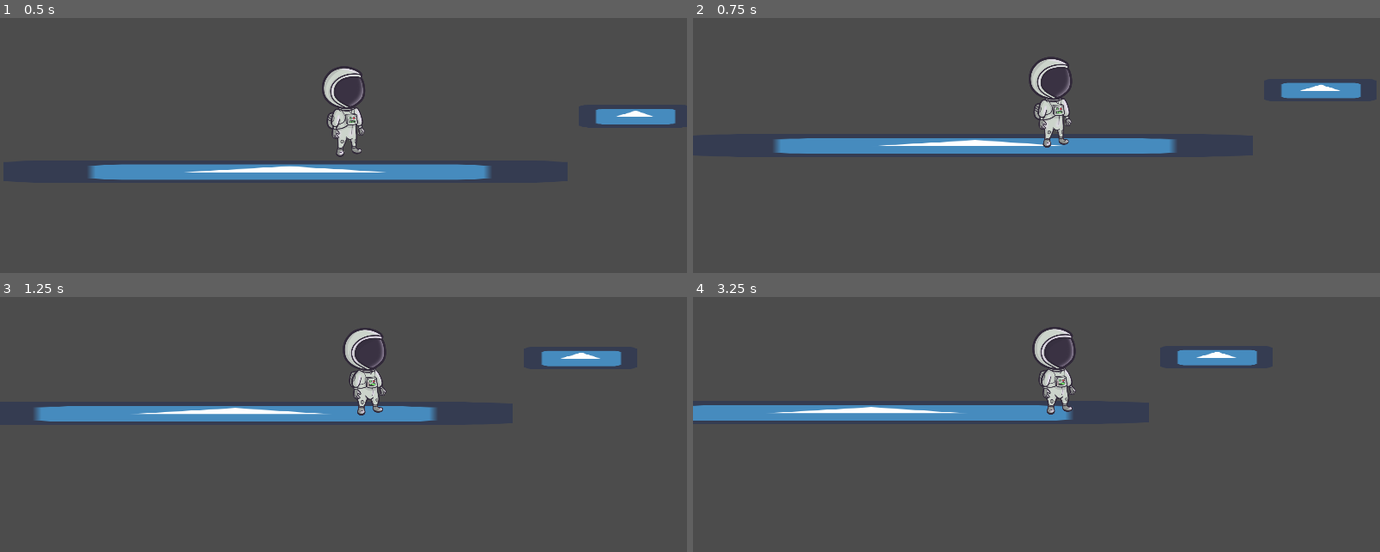
Above: before the commit, frames 1-4 (two rows, left to right).
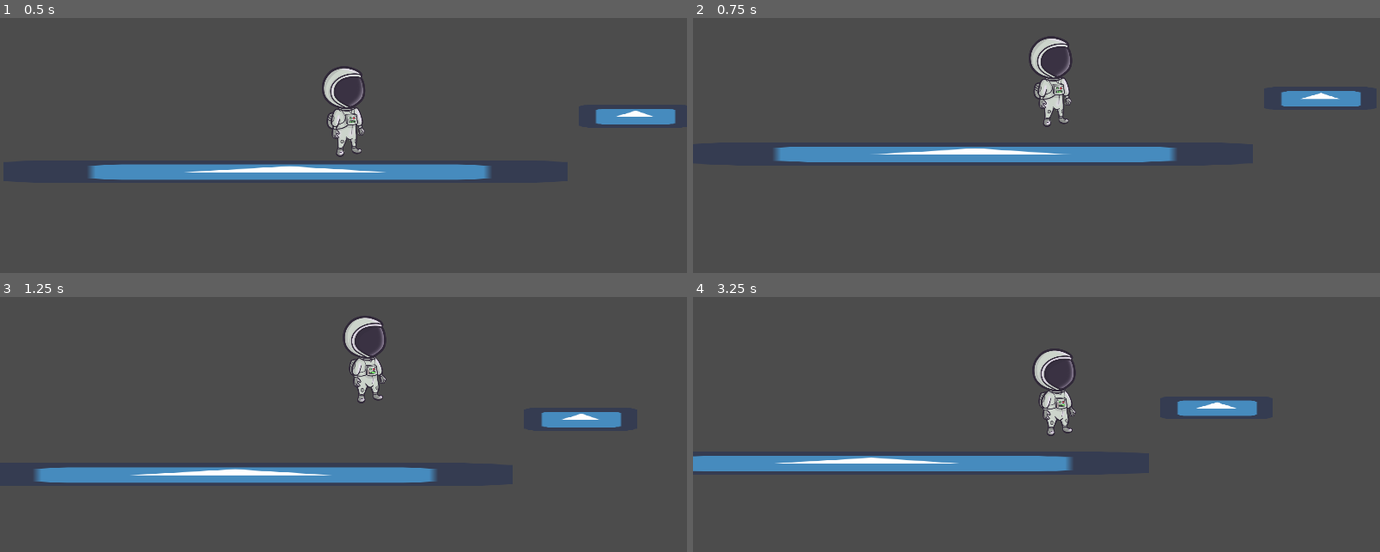
Above: after the commit, the same moments.

Repository: vetu11/ld45
Game: Godot game, scene res://GroundScene.tscn
Two runs of this game, one before a commit and one after it. Both use one fixed random seed, a clock stepped at 60 frames per second and the inputs below. The project has no main scene, so this scene is started directly. The engine's default icon, where the game draws it, is replaced by a stand-in: a white triangle on a blue panel in a dark square.
Inputs:
- Up to frame 1 (0.5 s): no input
- Up to frame 2 (0.75 s): hold D (right) from 0.53 s (still down); hold Space (ground_jump, bound only after the commit) from 0.53 s (still down)
- Up to frame 3 (1.25 s): keep holding D (right); keep holding Space (ground_jump, bound only after the commit)
- Up to frame 4 (3.25 s): release Space (ground_jump, bound only after the commit) at 1.28 s; tap Space (ground_jump, bound only after the commit) at 1.35, 1.52, 1.82, 2.85, 3.02 s; release D (right) at 2.03 s; hold A (left) 2.03-2.78 s; hold Space (ground_jump, bound only after the commit) 2.03-2.78 s; hold D (right) from 2.78 s (still down)

Frame 1 is identical in both runs. In frame 2, 6.6% of the frame differs, in the area x 11-98%, y 7-57%; in frame 3, 9.8%, in the area x 5-91%, y 7-74%; in frame 4, 9.5%.

Commit message:
Separated ground_control input scheme

Diff:
--- a/Player/Player.gd
+++ b/Player/Player.gd
@@ -46,14 +46,14 @@
 	var new_velocity := Vector2()
 	new_velocity.y = last_velocity.y + ground_gravity * delta
 
-	if Input.is_action_pressed("right"):
+	if Input.is_action_pressed("ground_right"):
 		new_velocity += Vectors[Directions.RIGHT] * ground_velocity
 		$AnimatedSprite.flip_h = false
-	elif Input.is_action_pressed("left"):
+	elif Input.is_action_pressed("ground_left"):
 		new_velocity += Vectors[Directions.LEFT] * ground_velocity
 		$AnimatedSprite.flip_h = true
 
-	if Input.is_action_pressed("up") and is_on_floor():
+	if Input.is_action_pressed("ground_jump") and is_on_floor():
 		new_velocity.y = -ground_jump
 
 	last_velocity = move_and_slide(new_velocity, Vectors[Directions.UP])
--- a/project.godot
+++ b/project.godot
@@ -62,6 +62,26 @@
 , Object(InputEventJoypadMotion,"resource_local_to_scene":false,"resource_name":"","device":0,"axis":0,"axis_value":1.0,"script":null)
  ]
 }
+ground_left={
+"deadzone": 0.5,
+"events": [ Object(InputEventKey,"resource_local_to_scene":false,"resource_name":"","device":0,"alt":false,"shift":false,"control":false,"meta":false,"command":false,"pressed":false,"scancode":65,"unicode":0,"echo":false,"script":null)
+, Object(InputEventJoypadButton,"resource_local_to_scene":false,"resource_name":"","device":0,"button_index":14,"pressure":0.0,"pressed":false,"script":null)
+, Object(InputEventJoypadMotion,"resource_local_to_scene":false,"resource_name":"","device":0,"axis":0,"axis_value":-1.0,"script":null)
+ ]
+}
+ground_right={
+"deadzone": 0.5,
+"events": [ Object(InputEventKey,"resource_local_to_scene":false,"resource_name":"","device":0,"alt":false,"shift":false,"control":false,"meta":false,"command":false,"pressed":false,"scancode":68,"unicode":0,"echo":false,"script":null)
+, Object(InputEventJoypadButton,"resource_local_to_scene":false,"resource_name":"","device":0,"button_index":15,"pressure":0.0,"pressed":false,"script":null)
+, Object(InputEventJoypadMotion,"resource_local_to_scene":false,"resource_name":"","device":0,"axis":0,"axis_value":1.0,"script":null)
+ ]
+}
+ground_jump={
+"deadzone": 0.5,
+"events": [ Object(InputEventKey,"resource_local_to_scene":false,"resource_name":"","device":0,"alt":false,"shift":false,"control":false,"meta":false,"command":false,"pressed":false,"scancode":32,"unicode":0,"echo":false,"script":null)
+, Object(InputEventJoypadButton,"resource_local_to_scene":false,"resource_name":"","device":0,"button_index":0,"pressure":0.0,"pressed":false,"script":null)
+ ]
+}
 
 [rendering]
 
